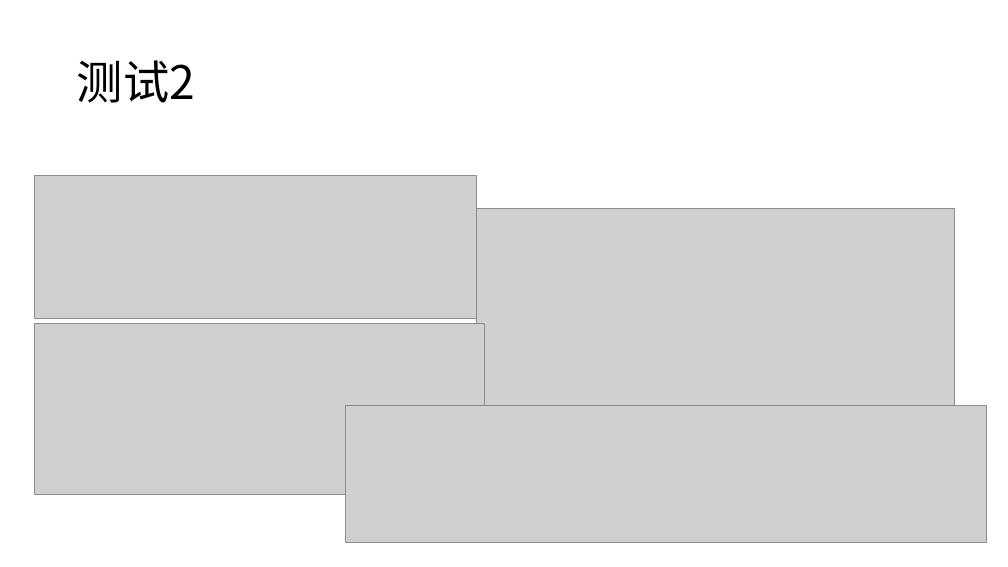
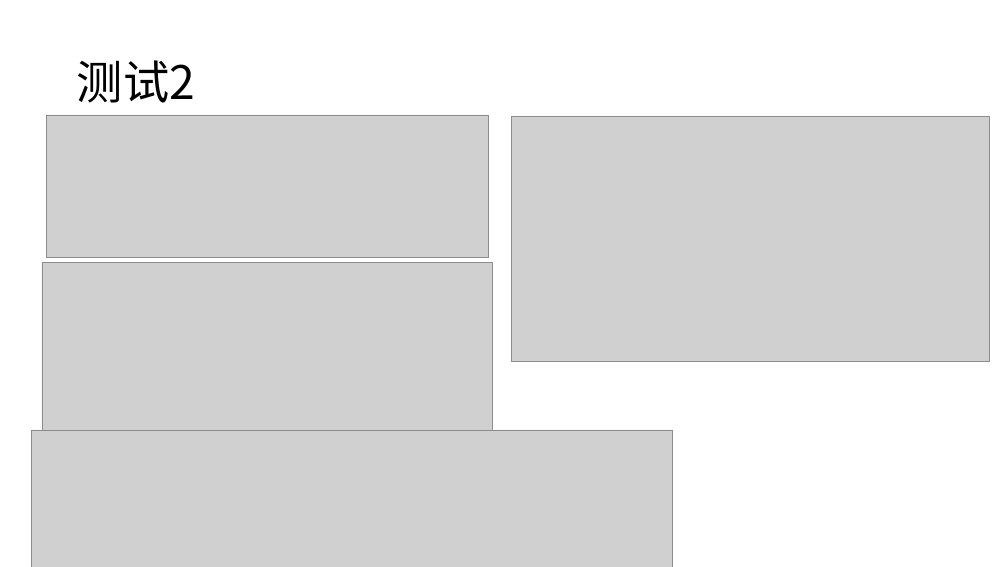
Before and after one commit to ArthurWANGZHE/plct, a slide deck: slide 6 of Task19/RGMP_ROS.pptx (slide 7 before the commit). Drawn at 1008x567 pixels with LibreOffice and Linux fonts; fonts in the diff are those of the drawing; grey boxes stand for pictures. Boxes give left, top, right and bottom in pixels: in the first picture for what was removed or moved away, otherwise in the second. Text is boxed around its words. In the diff, an @@ line names an element or a change of style, - is before the commit and + after.

```diff
--- a/Task19/RGMP_ROS.pptx
+++ b/Task19/RGMP_ROS.pptx
@@ picture: place and size @@
-picture at [34,175,476,318]
+picture at [46,115,488,258]
@@ picture: place and size @@
-picture at [476,209,954,453]
+picture at [511,117,989,361]
@@ picture: place and size @@
-picture at [34,324,485,495]
+picture at [42,262,493,433]
@@ picture: place and size @@
-picture at [346,405,987,542]
+picture at [32,430,673,567]
```
Also in this commit, not shown: 2 other slides changed, 3 slides added, 4 slides removed, 2 other files.
